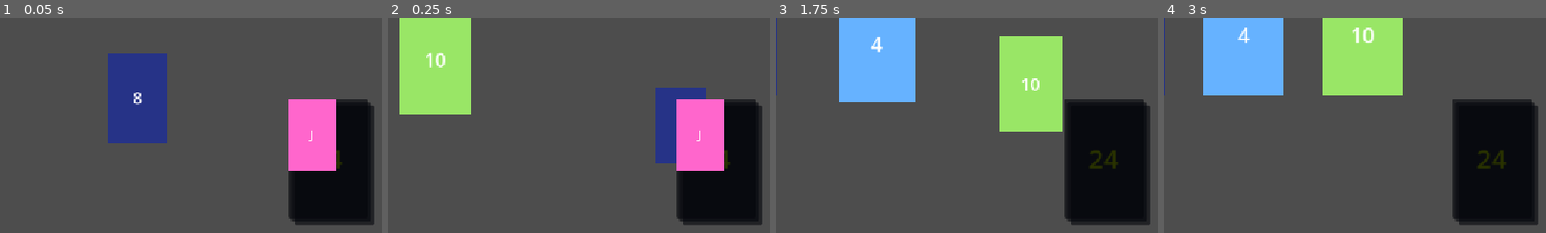
Above: before the commit, frames 1-4 (left to right).
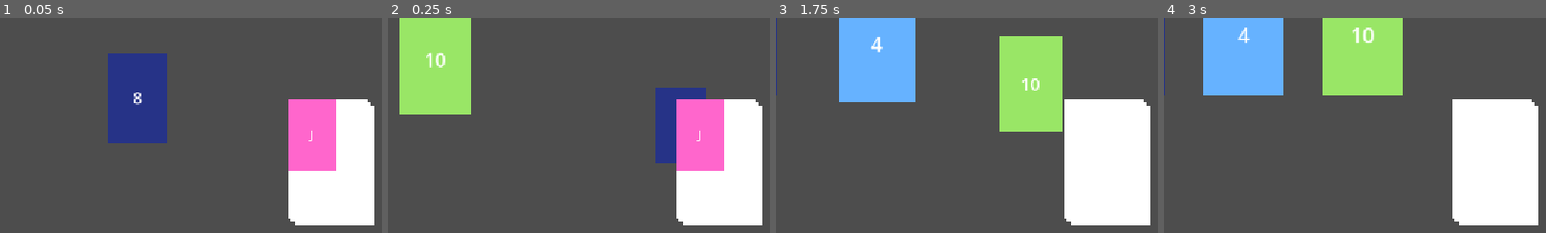
Above: after the commit, the same moments.

Repository: sky-q-xu/card-24
Game: Godot game, scene res://scenes/main.tscn
The game is run twice, just before and just after one commit, with the same random seed, the same clock (stepped at 60 frames per second) and the same inputs.
Inputs:
- Up to frame 1 (0.05 s): no input
- Up to frame 2 (0.25 s): no input
- Up to frame 3 (1.75 s): click "New Deal" at 0.5 s; click "New Deal" at 1.25 s
- Up to frame 4 (3 s): click "+" at 2 s; click "Solvable: OFF" at 2.75 s
The pictures show only the part of the screen within x 47-97%, y 46-96%; the shares and areas given below are measured in that part.

The runs differ from the first frame. In frame 1, 9.0% of the frame differs, in the area x 75-98%, y 37-97%; in frame 2, 9.0%; in frame 3, 13%; in frame 4, 13%.
Error in both runs: Invalid assignment of property or key 'input_enabled' with value of type 'bool' on a base object of type 'Nil'. (res://scripts/main.gd:43)

Commit message:
Make deck cards solid white and remove deck label
- Use StyleBoxFlat to give deck panels a solid white background
- Remove the "24" label from the deck

Co-Authored-By: Claude Sonnet 4.6 <noreply@anthropic.com>

Diff:
--- a/scenes/main.tscn
+++ b/scenes/main.tscn
@@ -1,10 +1,13 @@
-[gd_scene load_steps=6 format=3]
+[gd_scene load_steps=7 format=3]
 
 [ext_resource type="Script" path="res://scripts/main.gd" id="1"]
 [ext_resource type="PackedScene" path="res://scenes/operator_popup.tscn" id="2"]
 [ext_resource type="PackedScene" path="res://scenes/hud.tscn" id="3"]
 [ext_resource type="PackedScene" path="res://scenes/screens/win_screen.tscn" id="4"]
 [ext_resource type="PackedScene" path="res://scenes/screens/lose_screen.tscn" id="5"]
+
+[sub_resource type="StyleBoxFlat" id="6"]
+bg_color = Color(1, 1, 1, 1)
 
 [node name="Main" type="Node2D"]
 script = ExtResource("1")
@@ -33,32 +36,20 @@
 offset_top = 10.0
 offset_right = 130.0
 offset_bottom = 190.0
-modulate = Color(0.16, 0.22, 0.45, 1)
+theme_override_styles/panel = SubResource("6")
 
 [node name="Layer1" type="Panel" parent="GameBoard/Deck"]
 offset_left = 5.0
 offset_top = 5.0
 offset_right = 125.0
 offset_bottom = 185.0
-modulate = Color(0.16, 0.22, 0.45, 1)
+theme_override_styles/panel = SubResource("6")
 
 [node name="Layer0" type="Panel" parent="GameBoard/Deck"]
 offset_right = 120.0
 offset_bottom = 180.0
-modulate = Color(0.16, 0.22, 0.45, 1)
+theme_override_styles/panel = SubResource("6")
 
-[node name="Label" type="Label" parent="GameBoard/Deck/Layer0"]
-layout_mode = 1
-anchors_preset = 15
-anchor_right = 1.0
-anchor_bottom = 1.0
-grow_horizontal = 2
-grow_vertical = 2
-theme_override_font_sizes/font_size = 40
-theme_override_colors/font_color = Color(1, 0.9, 0, 1)
-text = "24"
-horizontal_alignment = 1
-vertical_alignment = 1
 
 [node name="UILayer" type="CanvasLayer" parent="."]
 
